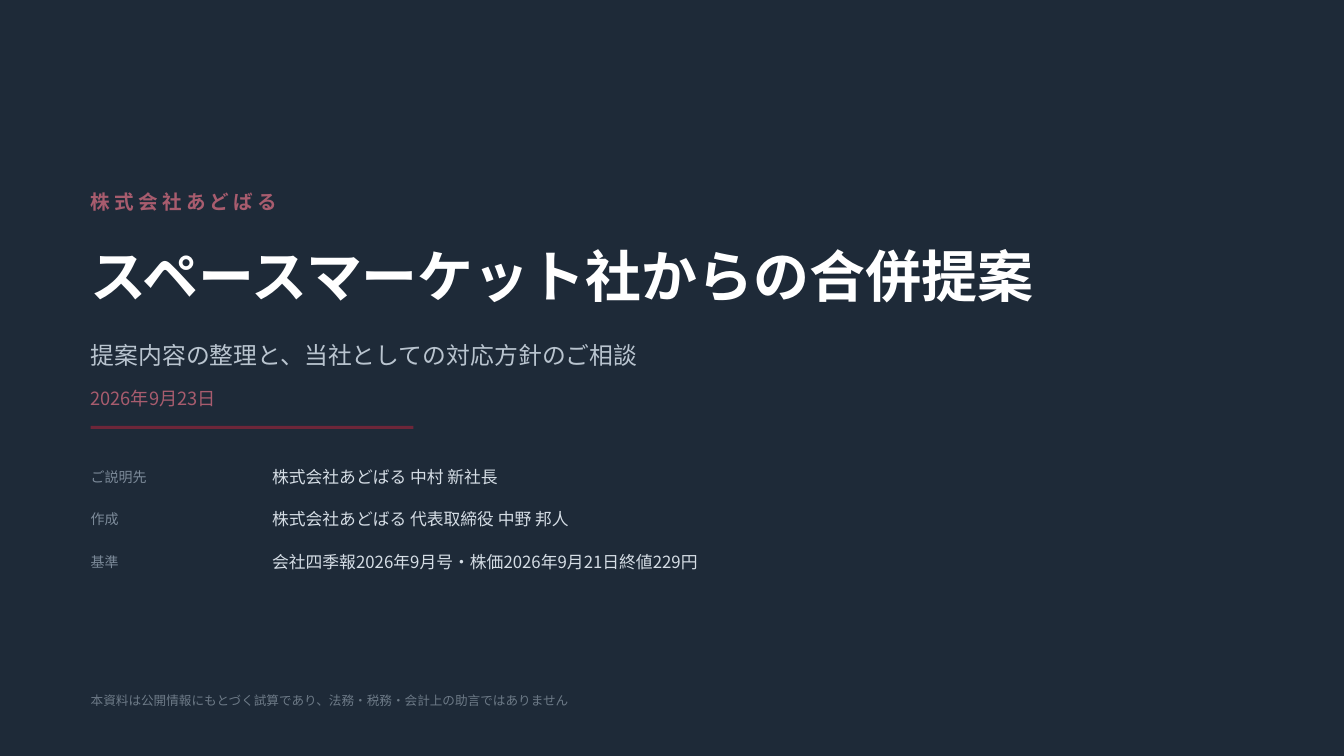
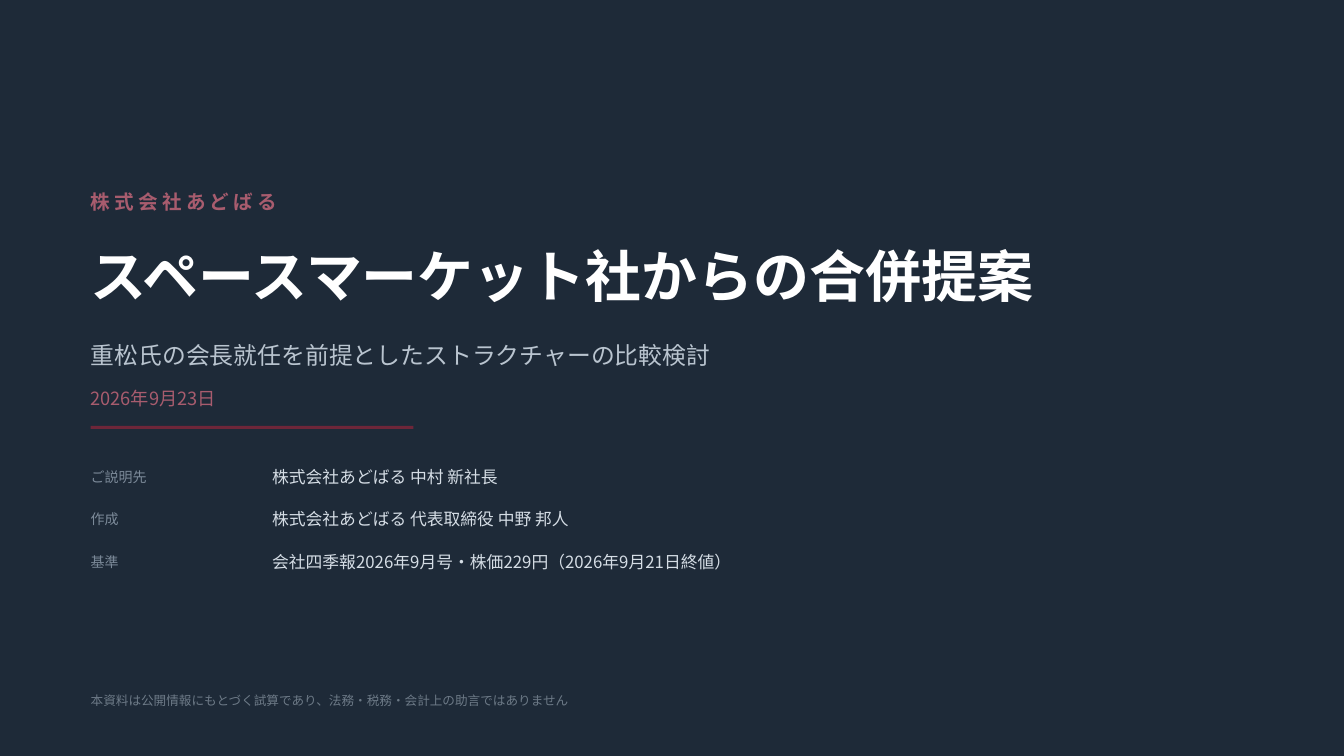
Before and after one commit to nakano-winebank/wine-auction, a slide deck: slide 1 of adval-mbo/スペースマーケット社合併提案_検討_20260923.pptx. Drawn at 1344x756 pixels with LibreOffice and Linux fonts; fonts in the diff are those of the drawing. Boxes give left, top, right and bottom in pixels: in the first picture for what was removed or moved away, otherwise in the second. Text is boxed around its words. In the diff, an @@ line names an element or a change of style, - is before the commit and + after.

```diff
--- a/adval-mbo/スペースマーケット社合併提案_検討_20260923.pptx
+++ b/adval-mbo/スペースマーケット社合併提案_検討_20260923.pptx
@@ text at <box>91,344,711,366</box>: text changed @@
-提案内容の整理と、当社としての対応方針のご相談
+重松氏の会長就任を前提としたストラクチャーの比較検討
@@ text at <box>272,554,731,570</box>: text changed @@
-会社四季報2026年9月号・株価2026年9月21日終値229円
+会社四季報2026年9月号・株価229円（2026年9月21日終値）
```
Also in this commit, not shown: 6 other slides changed, 4 slides added, 1 slide removed, 3 other files.
